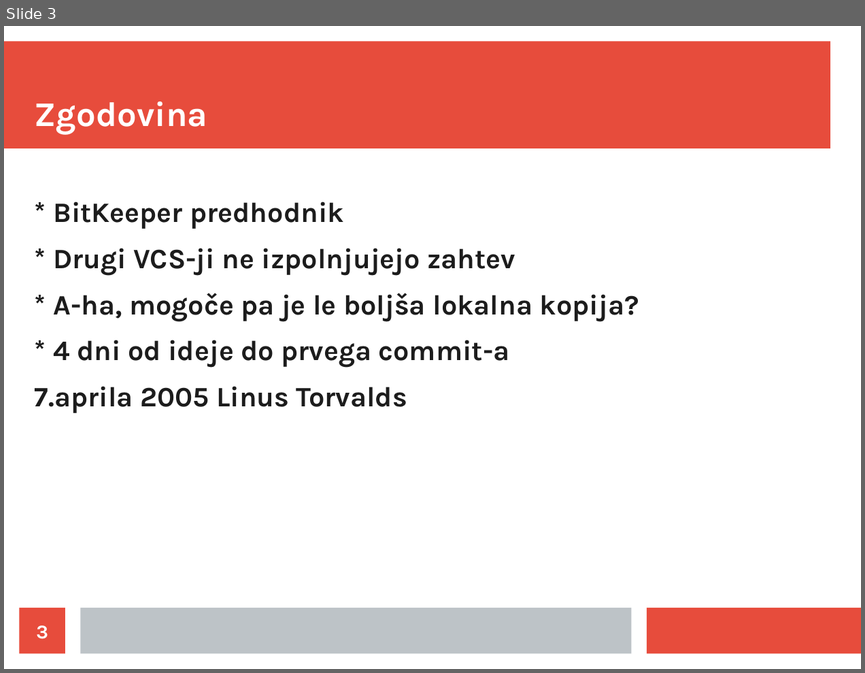
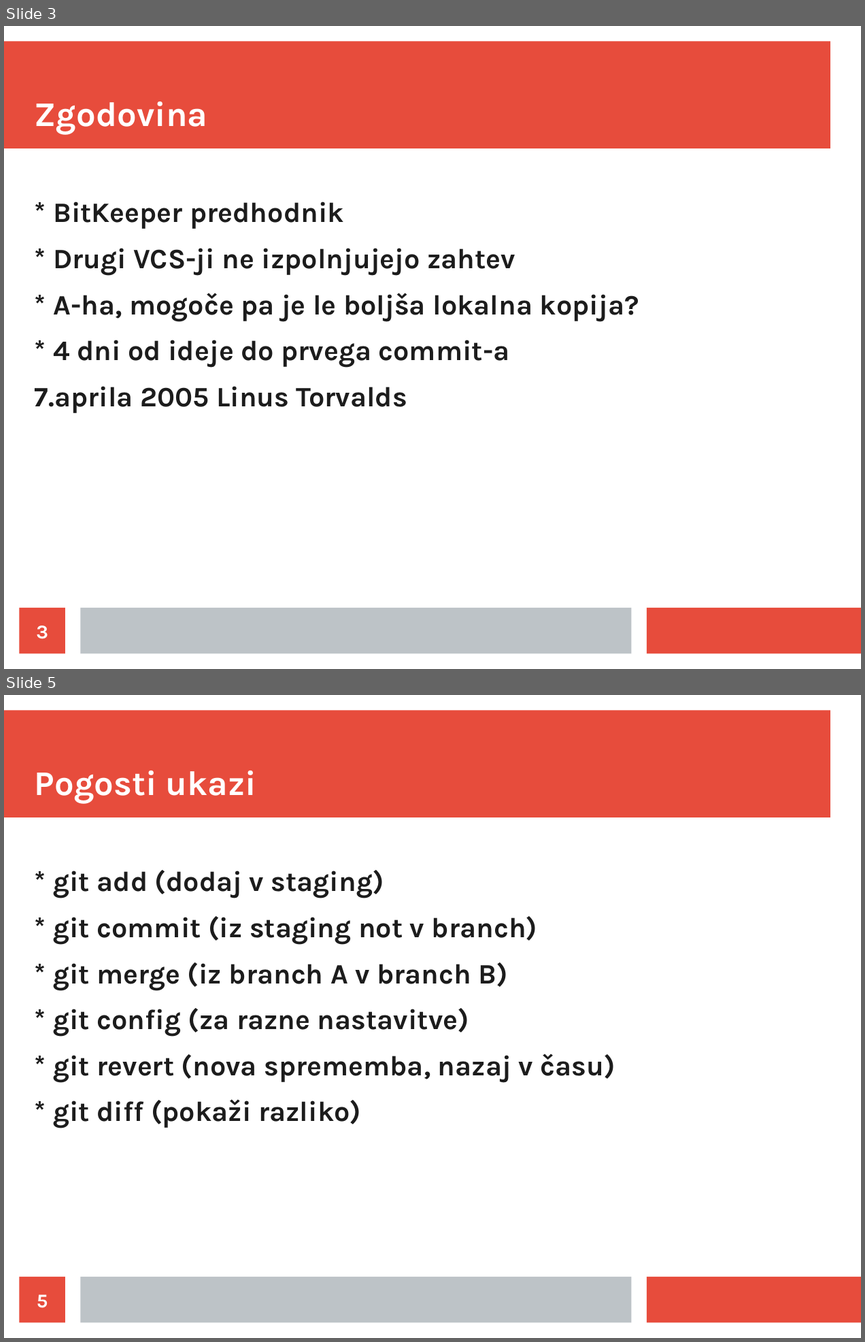
Before and after one commit to Tristaan/git_predstavitev, a slide deck: predstavitev.odp. Shown one above the other, each under a label of ours: slide 3 before the commit, slides 3 and 5 after it; the slides between them are not shown. The pictures are 865x673 and 865x1342 pixels, drawn with LibreOffice and Linux fonts; fonts in the diff are those of the drawing. Boxes give left, top, right and bottom in pixels: in the first picture for what was removed or moved away, otherwise in the second. Text is boxed around its words. In the diff, an @@ line names an element or a change of style, - is before the commit and + after.

```diff
--- a/predstavitev.odp
+++ b/predstavitev.odp
@@ slide 5 added at (4, 695, 861, 1338), background #FFFFFF; not listed: 3 template elements that a slide beside it also shows @@
@@ title added at (35, 770, 256, 803), 32 pt, text #FFFFFF, bold @@
+Pogosti ukazi
@@ text added at (53, 870, 615, 1128), 26 pt, text #1C1C1C, bold @@
+* git add (dodaj v staging)
+* git commit (iz staging not v branch)
+* git merge (iz branch A v branch B)
+* git config (za razne nastavitve)
+* git revert (nova sprememba, nazaj v času)
+* git diff (pokaži razliko)
@@ page number added at (20, 1276, 65, 1323), fill #E74C3C, 18 pt, text #FFFFFF, bold @@
+5
```
Also in this commit, not shown: 2 slides changed, 5 other files.
